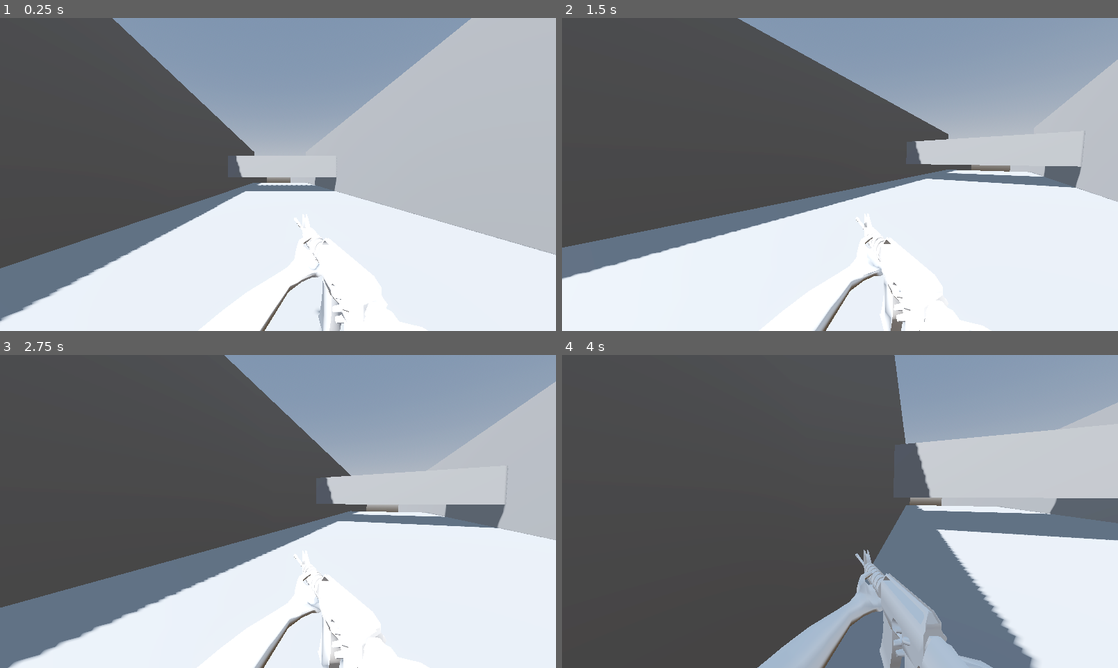
Above: before the commit, frames 1-4 (two rows, left to right).
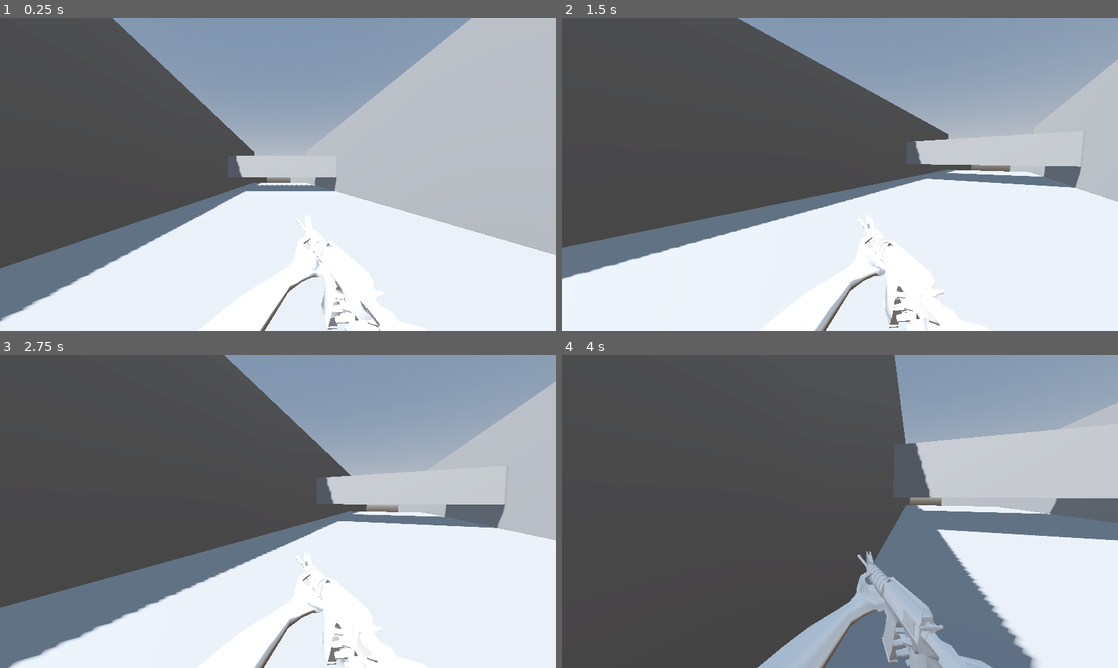
Above: after the commit, the same moments.

Repository: jamzuz/movement
Game: Godot game, scene res://test_level.tscn
The game is run twice, just before and just after one commit, with the same random seed, the same clock (stepped at 60 frames per second) and the same inputs.
Inputs (mouse positions are in pixels of both pictures, inside the frame that each line leads up to):
- Up to frame 1 (0.25 s): no input
- Up to frame 2 (1.5 s): move the mouse to (962, 158) at 0.52 s; hold D (Right) 0.53-1.28 s; tap Ctrl (Crouch) at 0.6 s; click (962, 158) at 0.67 s; tap Space (Jump) at 0.77 s; move the mouse to (812, 174) at 1.27 s; hold W (Forward) from 1.28 s (still down); tap Shift (Sprint) at 1.35 s
- Up to frame 3 (2.75 s): keep holding W (Forward); tap Space (Jump) at 1.52 s; move the mouse to (289, 505) at 2.02 s; tap Ctrl (Crouch) at 2.1 s
- Up to frame 4 (4 s): keep holding W (Forward); move the mouse to (834, 517) at 2.77 s; tap Shift (Sprint) at 2.85 s; click (834, 517) at 2.92 s; tap Space (Jump) at 3.02, 3.77 s; move the mouse to (878, 514) at 3.52 s; tap Ctrl (Crouch) at 3.6 s

The runs differ from the first frame. In frame 1, 0.3% of the frame differs, in the area x 53-69%, y 64-100%; in frame 2, 0.3%; in frame 3, 0.3%; in frame 4, 1.1%, in the area x 52-98%, y 16-100%.

Commit message:
Improved collision on sloped surfaces. Improved Head detection.

Diff:
--- a/PlayerController/player.tscn
+++ b/PlayerController/player.tscn
@@ -2,6 +2,7 @@
 
 [ext_resource type="Script" uid="uid://k0cleayxk560" path="res://PlayerController/player.gd" id="1_xbw16"]
 [ext_resource type="PackedScene" uid="uid://brxqjo4rs63td" path="res://assets/m4lolhands.glb" id="2_6d77c"]
+[ext_resource type="PackedScene" uid="uid://tpqoodnxgh4f" path="res://assets/m4hero.glb" id="3_t4ai6"]
 
 [sub_resource type="CapsuleShape3D" id="CapsuleShape3D_6cb2c"]
 
@@ -9,6 +10,9 @@
 height = 1.0
 
 [node name="PlayerController" type="CharacterBody3D" unique_id=1443151114]
+floor_stop_on_slope = false
+floor_max_angle = 0.9599311
+floor_snap_length = 0.5
 script = ExtResource("1_xbw16")
 
 [node name="Collider" type="CollisionShape3D" parent="." unique_id=1068187207]
@@ -23,13 +27,19 @@
 unique_name_in_owner = true
 transform = Transform3D(1, 0, 0, 0, 1, 0, 0, 0, 1, 0, -0.5, 0)
 
-[node name="Headroom_checker" type="ShapeCast3D" parent="Head" unique_id=1689998033]
+[node name="m4lolhands" parent="Head" unique_id=860740180 instance=ExtResource("2_6d77c")]
+transform = Transform3D(0.9961947, 0, 0.08715574, 0, 1, 0, -0.08715574, 0, 0.9961947, 0.20000005, -1.0535632, -0.7)
+
+[node name="Cylinder_003" parent="Head/m4lolhands" index="1" unique_id=131688326]
+visible = false
+
+[node name="m4hero" parent="Head/m4lolhands" unique_id=16160480 instance=ExtResource("3_t4ai6")]
+transform = Transform3D(1, 0, 0, 0, 1, 0, 0, 0, 1, 0.06526399, 0.02262329, 0.0657047)
+
+[node name="Headroom_checker" type="ShapeCast3D" parent="." unique_id=1689998033]
 unique_name_in_owner = true
-transform = Transform3D(1, 0, 0, 0, 1, 0, 0, 0, 1, 0, 0.009305, 0)
+transform = Transform3D(1, 0, 0, 0, 1, 0, 0, 0, 1, 0, 0.5, 0)
 shape = SubResource("CapsuleShape3D_xbw16")
 target_position = Vector3(0, 0, 0)
 
-[node name="m4lolhands" parent="Head" unique_id=860740180 instance=ExtResource("2_6d77c")]
-transform = Transform3D(0.9961947, 0, 0.08715574, 0, 1, 0, -0.08715574, 0, 0.9961947, 0.20000005, -1.0535632, -0.7)
-
 [editable path="Head/m4lolhands"]
